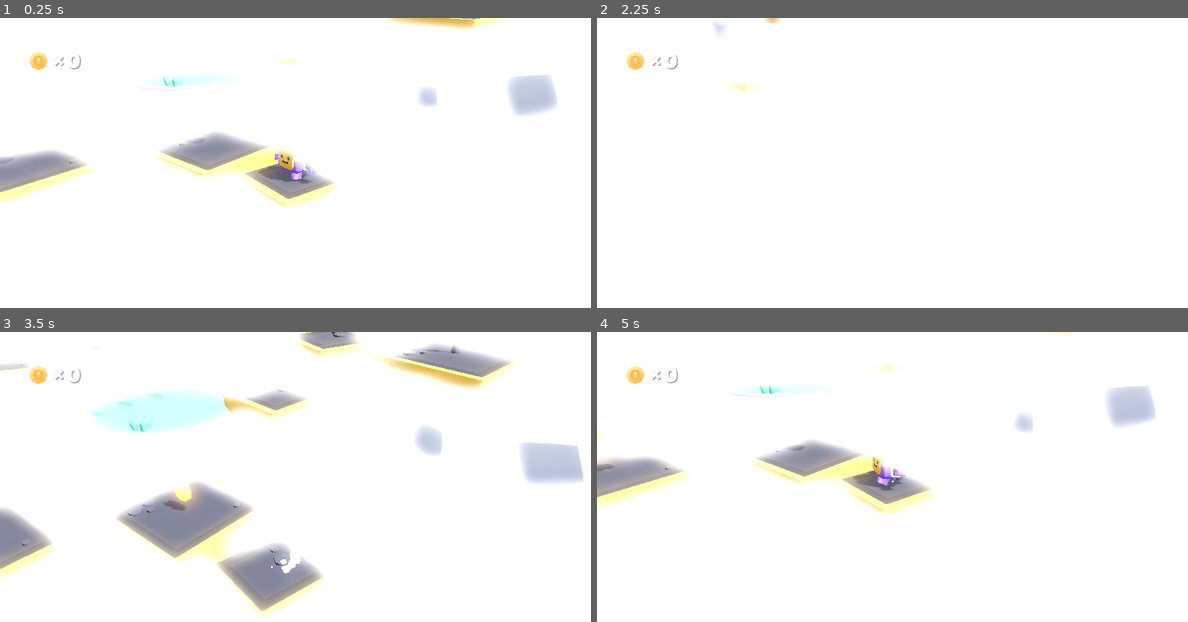
Above: before the commit, frames 1-4 (two rows, left to right).
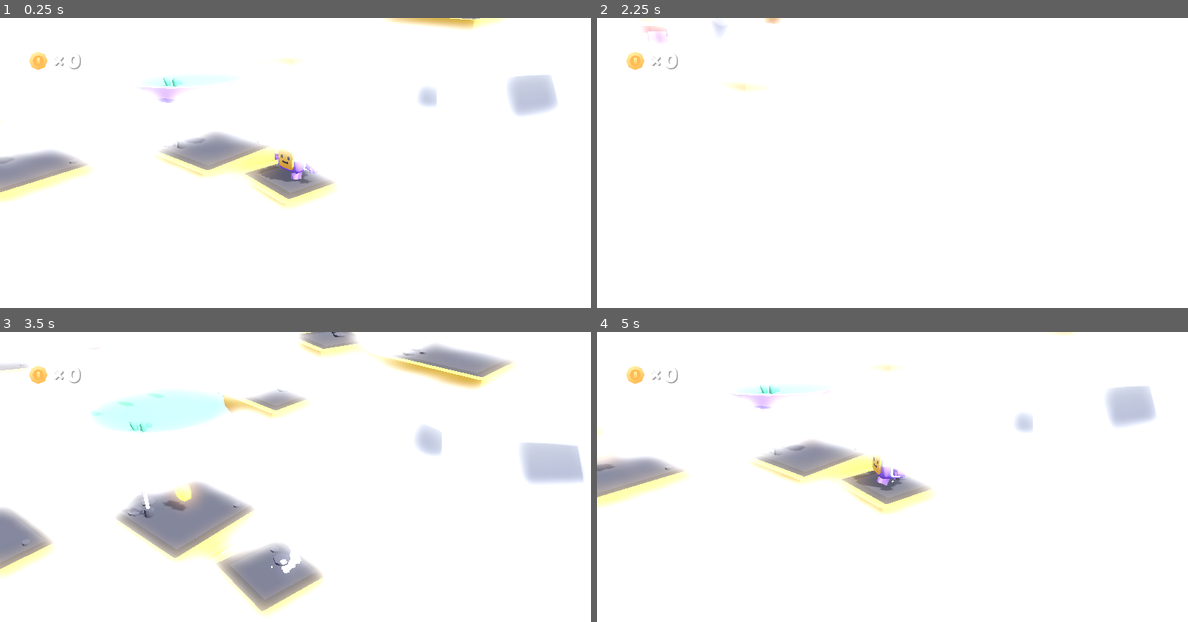
Above: after the commit, the same moments.

Repository: D1ll1ng/CoffeeKid
Game: Godot game, scene res://scenes/main.tscn
The game is run twice, just before and just after one commit, with the same random seed, the same clock (stepped at 60 frames per second) and the same inputs.
Inputs:
- Up to frame 1 (0.25 s): no input
- Up to frame 2 (2.25 s): hold D (move_right) 0.53-1.28 s; tap Down (camera_down) at 0.6 s; tap Space (jump) at 0.77, 1.52 s; hold S (move_back) 1.28-2.03 s; tap Left (camera_left) at 1.35 s; hold D (move_right) from 2.03 s (still down); tap Right (camera_right) at 2.1 s
- Up to frame 3 (3.5 s): release D (move_right) at 2.78 s; hold W (move_forward) from 2.78 s (still down); tap Up (camera_up) at 2.85 s; tap Space (jump) at 3.02 s
- Up to frame 4 (5 s): release W (move_forward) at 3.53 s; hold A (move_left) from 3.53 s (still down); tap Down (camera_down) at 3.6 s; tap Space (jump) at 3.77, 4.52 s; tap Left (camera_left) at 4.35 s

The runs differ from the first frame. In frame 1, 0.2% of the frame differs, in the area x 25-32%, y 22-46%; in frame 2, less than 0.1%; in frame 3, 0.2%, in the area x 20-78%, y 4-65%; in frame 4, 0.2%.

Commit message:
WIP creating Goal

Diff:
--- /dev/null
+++ b/models/flag.gd
@@ -0,0 +1,12 @@
+extends Node3D
+
+# Collecting coins
+
+func _on_body_entered(body):
+	print("goal!")
+
+
+# Rotating, animating up and down
+
+func _process(Delta):
+	pass
--- a/project.godot
+++ b/project.godot
@@ -10,7 +10,7 @@
 
 [application]
 
-config/name="Starter Kit 3D Platformer"
+config/name="CoffeeKid"
 config/tags=PackedStringArray("starterkit")
 run/main_scene="res://scenes/main.tscn"
 config/features=PackedStringArray("4.1", "Forward Plus")
--- a/scenes/main.tscn
+++ b/scenes/main.tscn
@@ -8,11 +8,26 @@
 [ext_resource type="PackedScene" uid="uid://uqr4hswv6d2g" path="res://objects/platform_grass_large_round.tscn" id="8_4oh1e"]
 [ext_resource type="PackedScene" uid="uid://c8up71en5djgm" path="res://objects/platform_falling.tscn" id="9_2fnpo"]
 [ext_resource type="PackedScene" uid="uid://dtjvjdjl8cs6e" path="res://models/flag.glb" id="9_fw1f5"]
+[ext_resource type="Script" path="res://models/flag.gd" id="9_kk0hh"]
 [ext_resource type="PackedScene" uid="uid://dfpisimsgf5ce" path="res://objects/coin.tscn" id="10_fwhys"]
 [ext_resource type="Script" path="res://scripts/hud.gd" id="11_apvpm"]
 [ext_resource type="PackedScene" uid="uid://dy017k58p20sk" path="res://objects/cloud.tscn" id="13_drtpy"]
 [ext_resource type="Texture2D" uid="uid://cd7oyc56ehkx1" path="res://sprites/coin.png" id="13_jfda3"]
 [ext_resource type="FontFile" uid="uid://d0cxd77jybrcn" path="res://fonts/lilita_one_regular.ttf" id="17_tk810"]
+
+[sub_resource type="GDScript" id="GDScript_qmdx2"]
+script/source = "extends Node3D
+
+
+# Called when the node enters the scene tree for the first time.
+func _ready():
+	pass # Replace with function body.
+
+
+# Called every frame. 'delta' is the elapsed time since the previous frame.
+func _process(delta):
+	pass
+"
 
 [sub_resource type="LabelSettings" id="LabelSettings_38ys3"]
 font = ExtResource("17_tk810")
@@ -75,9 +90,11 @@
 
 [node name="platform-grass-large-round" parent="World" instance=ExtResource("8_4oh1e")]
 transform = Transform3D(1, 0, 0, 0, 1, 0, 0, 0, 1, -7, 1, -2)
+script = SubResource("GDScript_qmdx2")
 
 [node name="flag" parent="World" instance=ExtResource("9_fw1f5")]
-transform = Transform3D(0.707107, 0, -0.707107, 0, 1, 0, 0.707107, 0, 0.707107, 0, 3.48077, -6)
+transform = Transform3D(0.707107, 0, -0.707107, 0, 1, 0, 0.707107, 0, 0.707107, -3.31016, 0.48077, 0.756334)
+script = ExtResource("9_kk0hh")
 
 [node name="coin" parent="World" instance=ExtResource("10_fwhys")]
 transform = Transform3D(1, 0, 0, 0, 1, 0, 0, 0, 1, -3, 0.635, 0)
Not shown: 1 places in scenes/main.tscn that only renumber resources
